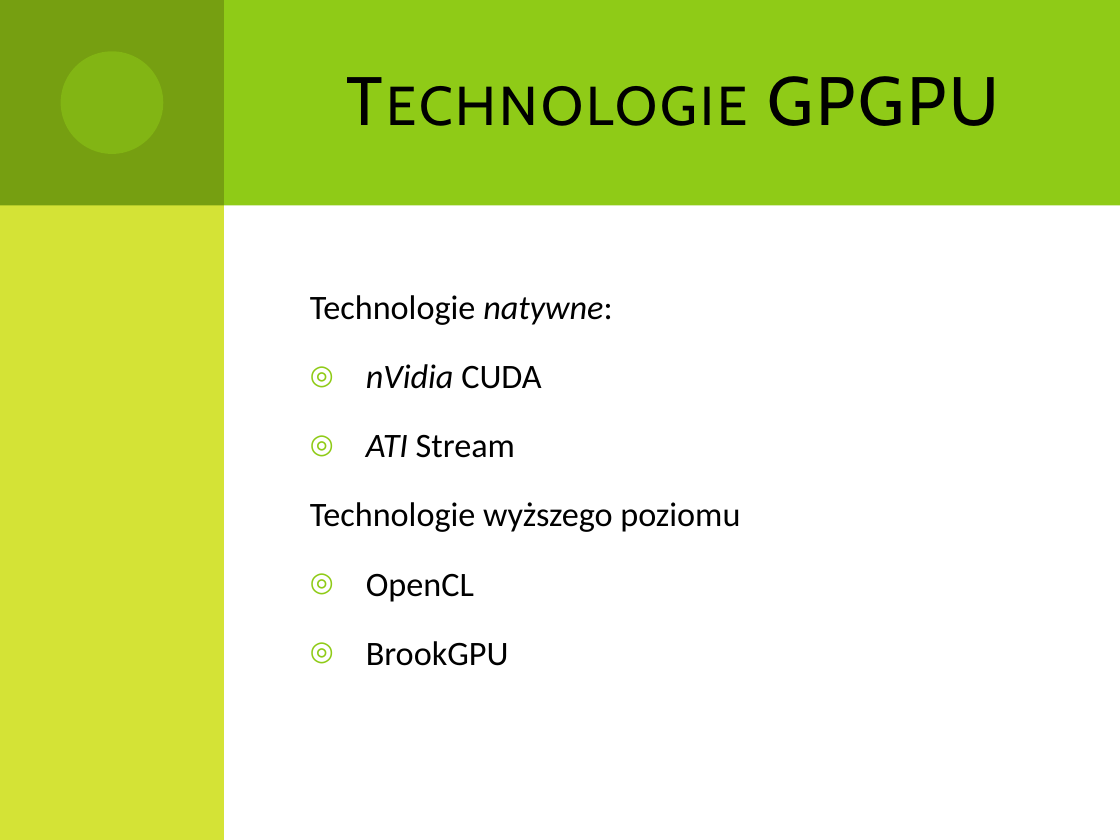
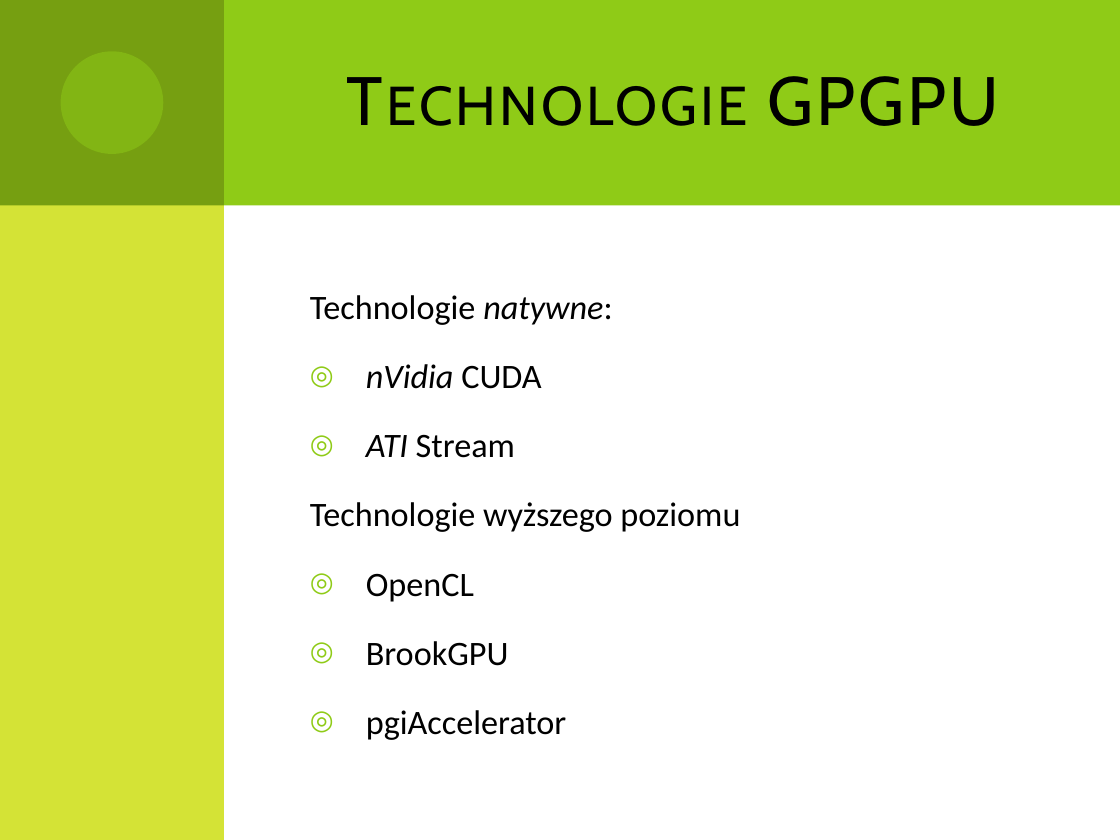
Before and after one commit to Dzess/DMARF, a slide deck: slide 5 of presentation/GPGPU_in_data_minig.pptx. Drawn at 1120x840 pixels with LibreOffice and Linux fonts; fonts in the diff are those of the drawing. Boxes give left, top, right and bottom in pixels: in the first picture for what was removed or moved away, otherwise in the second. Text is boxed around its words. In the diff, an @@ line names an element or a change of style, - is before the commit and + after.

```diff
--- a/presentation/GPGPU_in_data_minig.pptx
+++ b/presentation/GPGPU_in_data_minig.pptx
@@ text at bbox=[366, 710, 567, 740]: paragraph added @@
+◎ pgiAccelerator
```
Also in this commit, not shown: 6 other slides changed, 5 slides added, 4 slides removed.
